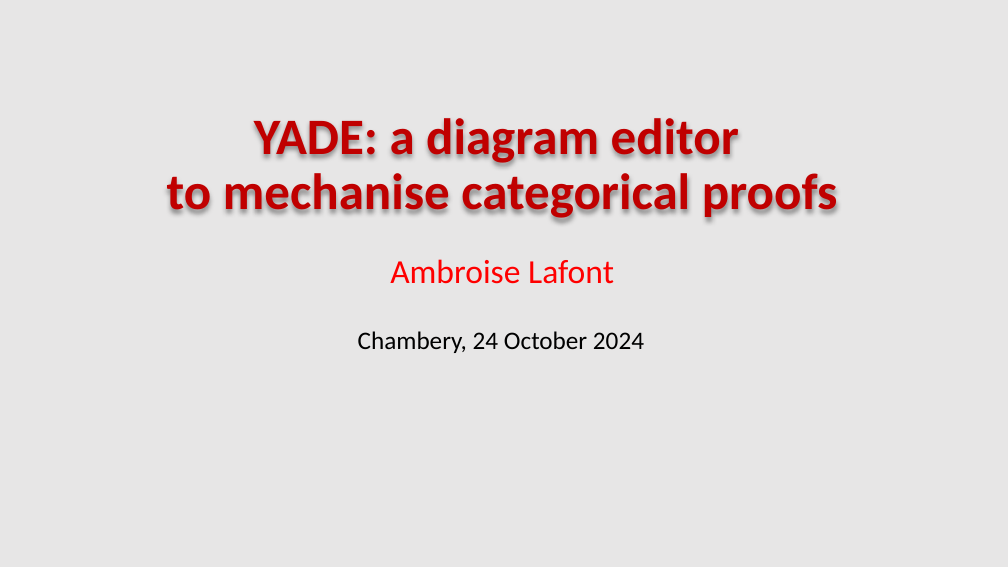
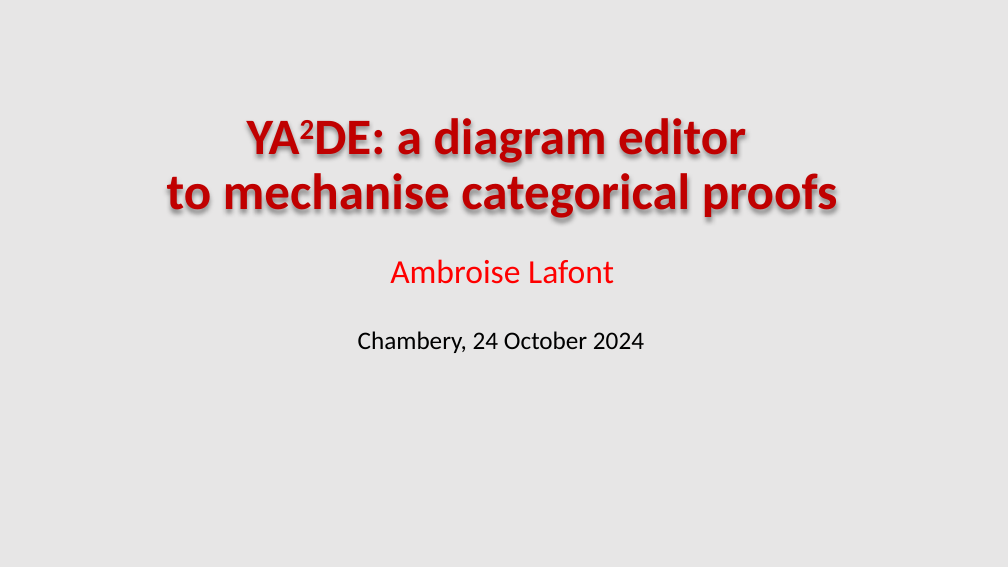
Before and after one commit to amblafont/slides, a slide deck: slide 1 of grapheditor/2024-october-chambery.pptx. Drawn at 1008x567 pixels with LibreOffice and Linux fonts; fonts in the diff are those of the drawing. Boxes give left, top, right and bottom in pixels: in the first picture for what was removed or moved away, otherwise in the second. Text is boxed around its words. In the diff, an @@ line names an element or a change of style, - is before the commit and + after.

```diff
--- a/grapheditor/2024-october-chambery.pptx
+++ b/grapheditor/2024-october-chambery.pptx
@@ title at box(167, 118, 838, 221): text changed @@
-YADE: a diagram editor
-to mechanise categorical proofs
+YA2DE: a diagram editor
+to mechanise categorical proofs
```
Also in this commit, not shown: 8 other slides changed, 18 slides added, 13 slides removed.
